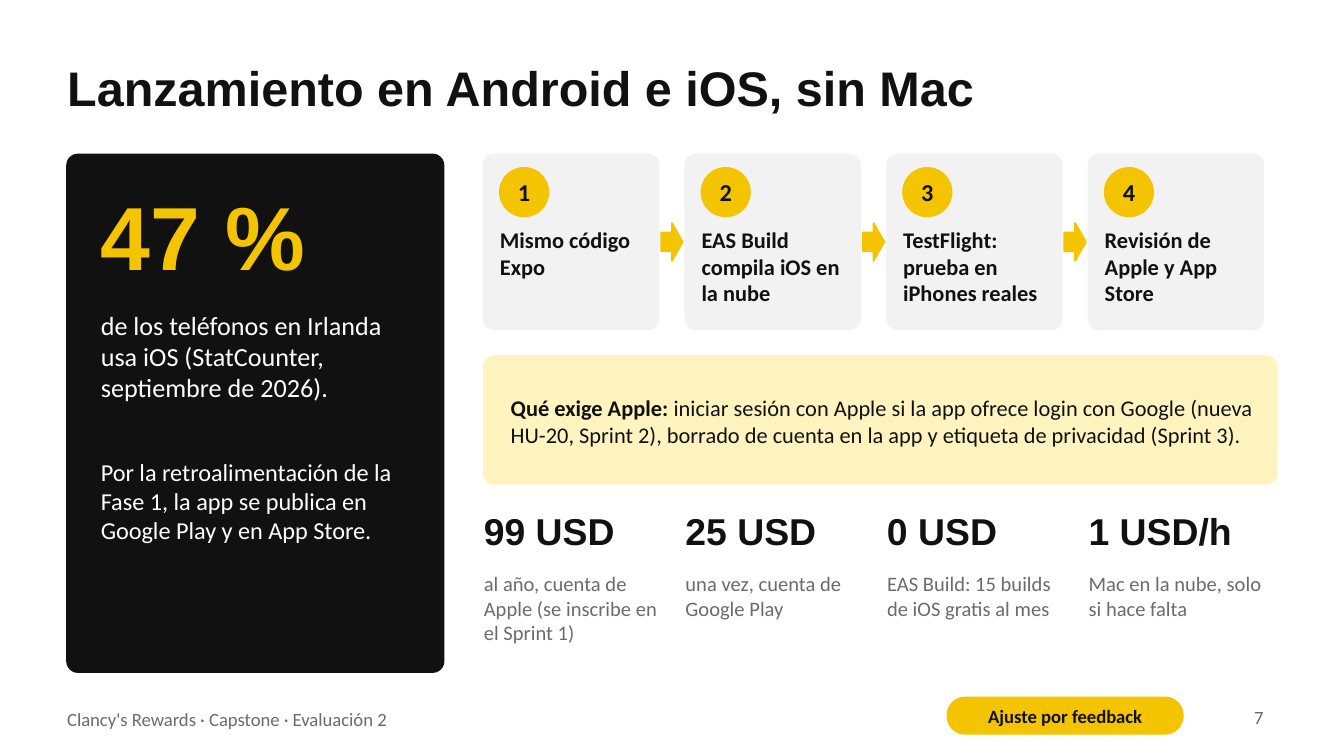
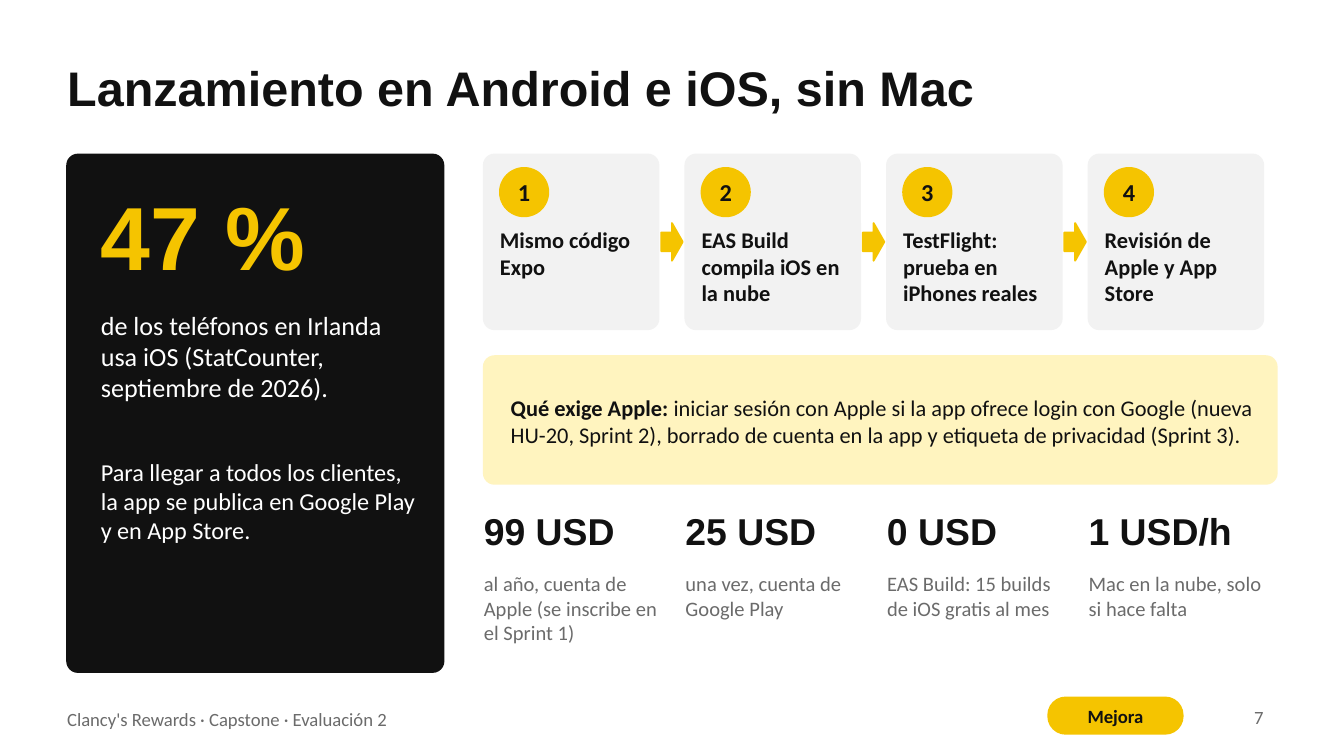
Before and after one commit to 44ndy/clancys-rewards, a slide deck: slide 7 of Fase 2/Evidencias Proyecto/Presentación Proyecto.pptx. Drawn at 1344x756 pixels with LibreOffice and Linux fonts; fonts in the diff are those of the drawing. Boxes give left, top, right and bottom in pixels: in the first picture for what was removed or moved away, otherwise in the second. Text is boxed around its words. In the diff, an @@ line names an element or a change of style, - is before the commit and + after.

Commit message:
Presentar las mejoras como avance del proyecto, sin referencias al curso

```diff
--- a/Fase 2/Evidencias Proyecto/Presentación Proyecto.pptx
+++ b/Fase 2/Evidencias Proyecto/Presentación Proyecto.pptx
@@ text at [101, 464, 415, 543]: text changed @@
-Por la retroalimentación de la Fase 1, la app se publica en Google Play y en App Store.
+Para llegar a todos los clientes, la app se publica en Google Play y en App Store.
@@ rounded rectangle: place and size @@
-rounded rectangle at [948, 698, 1183, 734]
+rounded rectangle at [1048, 698, 1183, 734]
@@ text at [1088, 710, 1144, 726]: text changed @@
-Ajuste por feedback
+Mejora
```
Also in this commit, not shown: 4 other slides changed.
